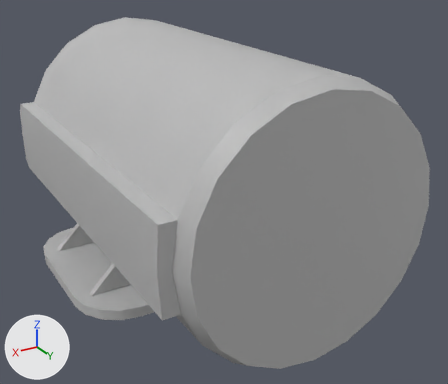
The FBX model Prototypes/Assets/Components/ElectricMotorAssets/ElectricMotor.fbx as it was, and as the next commit left it.
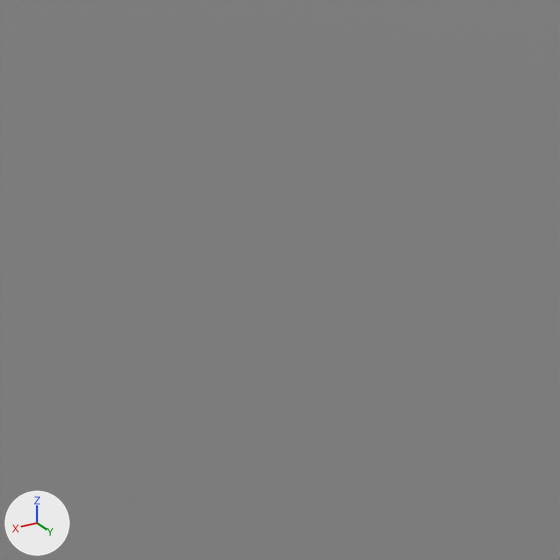
The first picture shows the older version from a 50 mm lens placed at (0.0232, 0.0428, 0.018), pointed at (-0.0042, -0.0029, -0.0048). The close-ups show both versions on the part from 48% to 63% of the width and 62% to 79% of the height of that picture; other places that the commit changed are outside them. Arrows for +X, +Y and +Z are at lower left; the lights stay in place. The close-ups show mesh edges as thin lines. Where no turn or scale is listed for an object, it has been applied to the vertices.
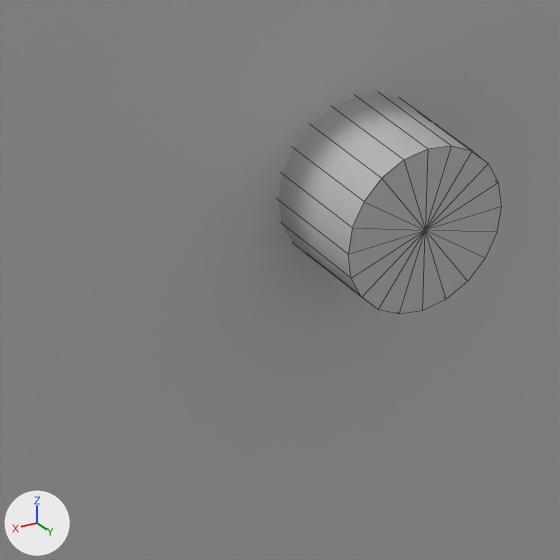
Where the newer file only moved an object's origin or applied its transform, the numbers keep the older frame.

What differs and where, as boxes [x1, y1, x2, y2] in the close-ups (560 x 560 px):
'plug_negative', added
    after: [278, 93, 501, 314]

What the commit changed:
Material 'plugs' (mat_plugs) is new.
Its base color is (0.5, 0.5, 0.5) (grey #bcbcbc).
Its roughness is 0.553.
Mesh me_mesh_002 is new.
It is a 20-sided cylinder along y spanning x -0.000625..0.000625, y -0.0005..0.0005, z -0.000625..0.000625.
It uses material mat_plugs (grey #bcbcbc).
Object 'plug_negative' (ob_plug_negative) is new; it shows me_mesh_002.
Its location is (0.005, 0.01654, 0.0).
